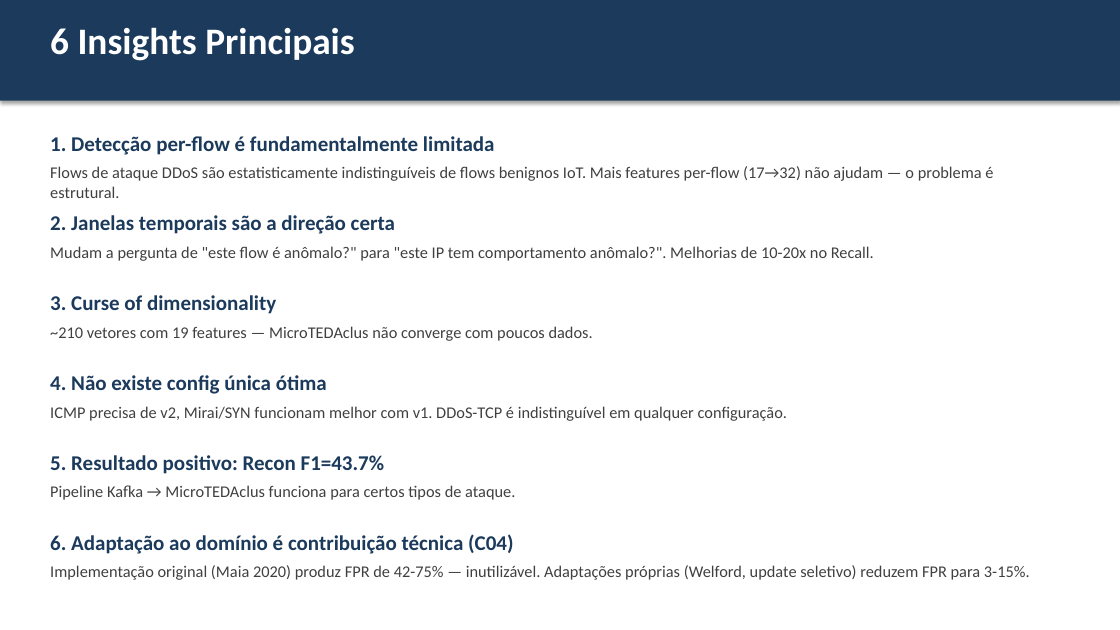
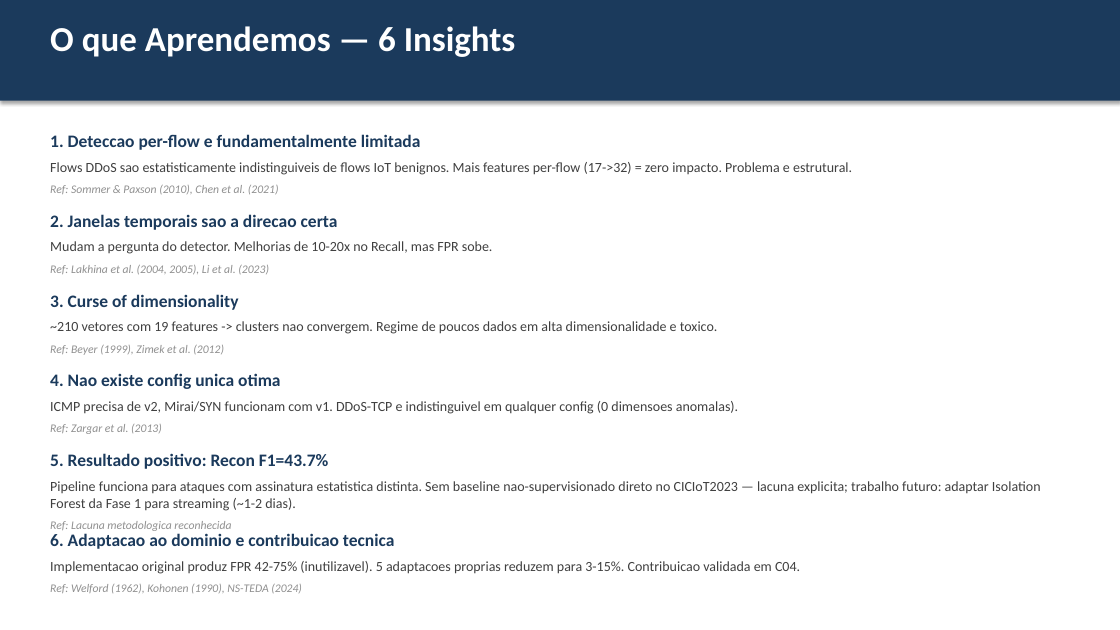
Before and after one commit to agvicente/final-project, a slide deck: slide 20 of docs/meeting/2026-03-19-advisor-meeting.pptx (slide 12 before the commit). Drawn at 1120x630 pixels with LibreOffice and Linux fonts; fonts in the diff are those of the drawing. Boxes give left, top, right and bottom in pixels: in the first picture for what was removed or moved away, otherwise in the second. Text is boxed around its words. In the diff, an @@ line names an element or a change of style, - is before the commit and + after.

```diff
--- a/docs/meeting/2026-03-19-advisor-meeting.pptx
+++ b/docs/meeting/2026-03-19-advisor-meeting.pptx
@@ text at (x1=50, y1=26, x2=516, y2=57): text changed; size 32 to 30 pt @@
-6 Insights Principais
+O que Aprendemos — 6 Insights
@@ text at (x1=50, y1=134, x2=852, y2=194): text changed; size 14 to 12 pt @@
-1. Detecção per-flow é fundamentalmente limitada
-Flows de ataque DDoS são estatisticamente indistinguíveis de flows benignos IoT. Mais features per-flow (17→32) não ajudam — o problema é estrutural.
+1. Deteccao per-flow e fundamentalmente limitada
+Flows DDoS sao estatisticamente indistinguiveis de flows IoT benignos. Mais features per-flow (17->32) = zero impacto. Problema e estrutural.
+Ref: Sommer & Paxson (2010), Chen et al. (2021)
@@ text at (x1=50, y1=214, x2=493, y2=274): text changed; size 14 to 12 pt @@
-2. Janelas temporais são a direção certa
-Mudam a pergunta de "este flow é anômalo?" para "este IP tem comportamento anômalo?". Melhorias de 10-20x no Recall.
+2. Janelas temporais sao a direcao certa
+Mudam a pergunta do detector. Melhorias de 10-20x no Recall, mas FPR sobe.
+Ref: Lakhina et al. (2004, 2005), Li et al. (2023)
@@ text at (x1=50, y1=294, x2=239, y2=310): size 18 to 15 pt in "3. Curse of dimensionality" @@
@@ text at (x1=50, y1=321, x2=718, y2=355): text changed; size 14 to 12 pt @@
-~210 vetores com 19 features — MicroTEDAclus não converge com poucos dados.
+~210 vetores com 19 features -> clusters nao convergem. Regime de poucos dados em alta dimensionalidade e toxico.
+Ref: Beyer (1999), Zimek et al. (2012)
@@ text at (x1=50, y1=373, x2=738, y2=434): text changed; size 14 to 12 pt @@
-4. Não existe config única ótima
-ICMP precisa de v2, Mirai/SYN funcionam melhor com v1. DDoS-TCP é indistinguível em qualquer configuração.
+4. Nao existe config unica otima
+ICMP precisa de v2, Mirai/SYN funcionam com v1. DDoS-TCP e indistinguivel em qualquer config (0 dimensoes anomalas).
+Ref: Zargar et al. (2013)
@@ text at (x1=50, y1=453, x2=329, y2=469): size 18 to 15 pt in "5. Resultado positivo: Recon F1=43.7%" @@
@@ text at (x1=50, y1=481, x2=1041, y2=531): text changed; size 14 to 12 pt @@
-Pipeline Kafka → MicroTEDAclus funciona para certos tipos de ataque.
+Pipeline funciona para ataques com assinatura estatistica distinta. Sem baseline nao-supervisionado direto no CICIoT2023 — lacuna explicita; trabalho futuro: adaptar Isolation Forest da Fase 1 para streaming (~1-2 dias).
+Ref: Lacuna metodologica reconhecida
@@ text at (x1=50, y1=533, x2=800, y2=593): text changed; size 14 to 12 pt @@
-6. Adaptação ao domínio é contribuição técnica (C04)
-Implementação original (Maia 2020) produz FPR de 42-75% — inutilizável. Adaptações próprias (Welford, update seletivo) reduzem FPR para 3-15%.
+6. Adaptacao ao dominio e contribuicao tecnica
+Implementacao original produz FPR 42-75% (inutilizavel). 5 adaptacoes proprias reduzem para 3-15%. Contribuicao validada em C04.
+Ref: Welford (1962), Kohonen (1990), NS-TEDA (2024)
```
Also in this commit, not shown: 6 other slides changed, 15 slides added, 7 slides removed, 7 other files.
